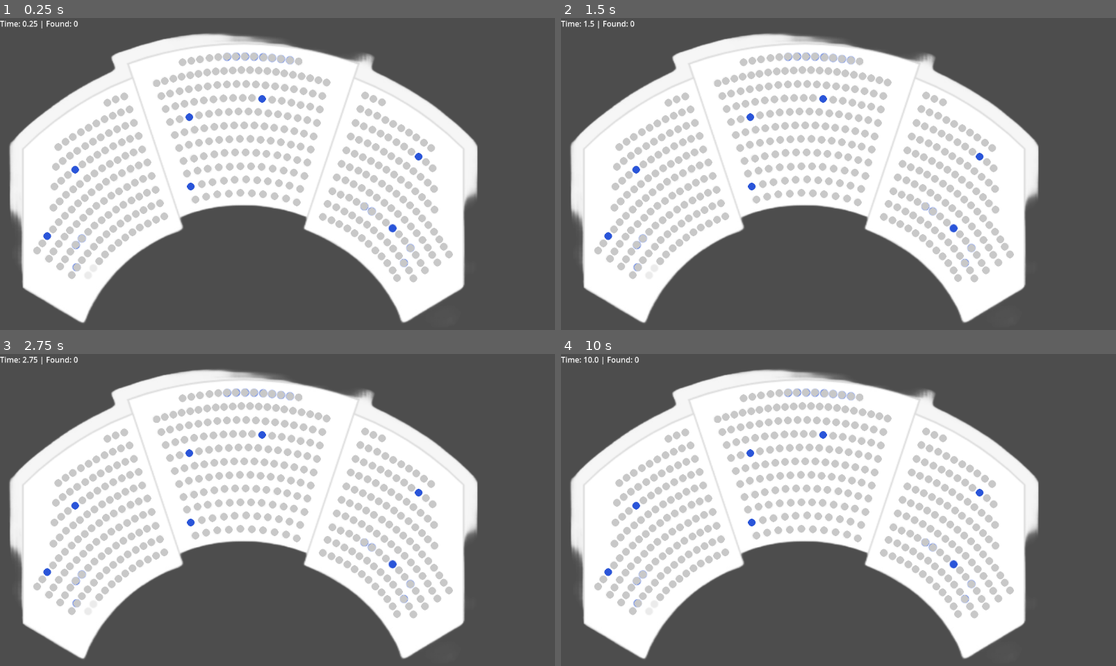
Above: before the commit, frames 1-4 (two rows, left to right).
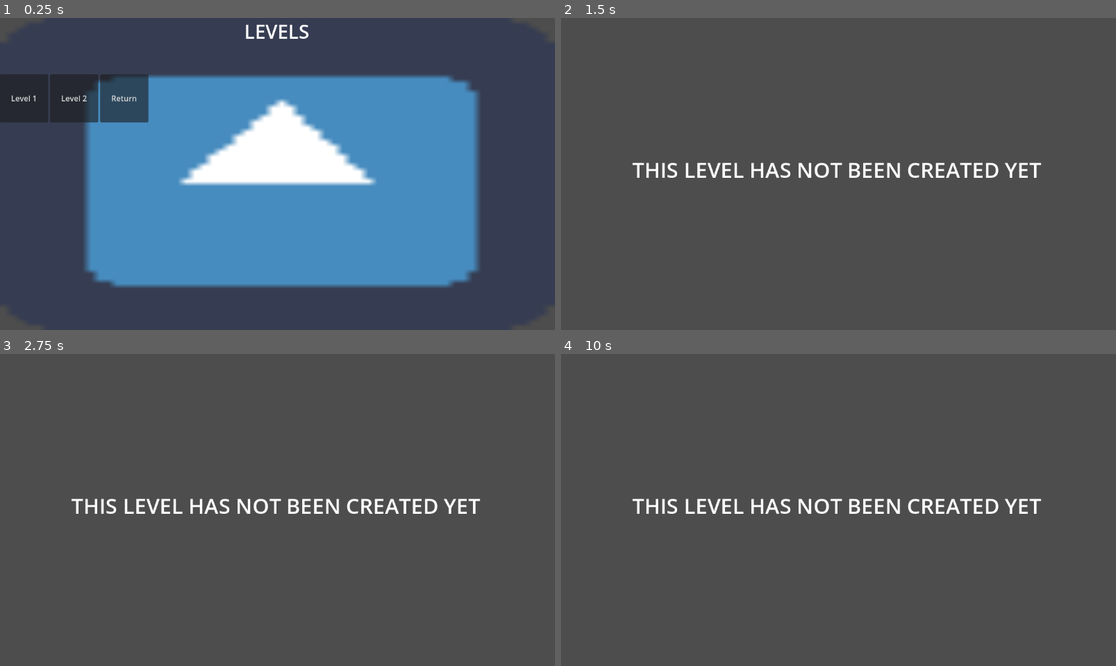
Above: after the commit, the same moments.

Repository: BigBarfEaterBBE/fight-for-2031-bts-concert-tickets
Game: Godot game, scene res://scenes/level_select.tscn
Same seed, same stepped clock (60 frames per second), same inputs: the game is played once before the commit and once after it. Before the commit the project starts from res://scenes/stadium1.tscn. The engine's default icon, where the game draws it, is replaced by a stand-in: a white triangle on a blue panel in a dark square.
Inputs (mouse positions are in pixels of both pictures, inside the frame that each line leads up to):
- Up to frame 1 (0.25 s): no input
- Up to frame 2 (1.5 s): click (633, 99) at 0.5 s, where only the run after the commit has a clickable "Level 2"; tap Enter at 1.25 s; move the mouse to (744, 61) at 1.27 s; hold Right from 1.28 s (still down); tap Alt at 1.35 s; click (744, 61) at 1.42 s
- Up to frame 3 (2.75 s): move the mouse to (188, 397) at 2.02 s; release Right at 2.03 s; hold Down from 2.03 s (still down); tap Shift at 2.1 s; click (188, 397) at 2.17 s
- Up to frame 4 (10 s): move the mouse to (760, 394) at 2.77 s; release Down at 2.78 s; hold Right 2.78-3.53 s; tap Alt every 1.5 s from 2.85 to 8.85 s; click (760, 394) at 2.92 s; move the mouse to (771, 394) at 3.52 s; hold Up 3.53-4.28 s; tap Shift every 1.5 s from 3.6 to 9.6 s; click (771, 394) at 3.67 s; move the mouse to (777, 391) at 4.27 s; hold Left 4.28-5.78 s; click (777, 391) at 4.42 s; move the mouse to (805, 391) at 5.02 s; click (805, 391) at 5.17 s; move the mouse to (794, 391) at 5.77 s; hold Down 5.78-6.53 s; click (794, 391) at 5.92 s; move the mouse to (788, 391) at 6.52 s; hold Right 6.53-7.28 s; click (788, 391) at 6.67 s; move the mouse to (816, 391) at 7.27 s; hold Up 7.28-8.03 s; click (816, 391) at 7.42 s; move the mouse to (821, 394) at 8.02 s; hold Right 8.03-8.78 s; click (821, 394) at 8.17 s; move the mouse to (832, 394) at 8.77 s; hold Down 8.78-9.53 s; click (832, 394) at 8.92 s; move the mouse to (844, 394) at 9.52 s; hold Left from 9.53 s (still down); click (844, 394) at 9.67 s

The runs differ from the first frame. In frame 1, 62% of the frame differs, in the area x 0-87%, y 0-100%; in frame 2, 50%; in frame 3, 50%; in frame 4, 50%.

Commit message:
11/15 7:57 PM
added a level select screen + working on title screen

Diff:
--- a/dih/project.godot
+++ b/dih/project.godot
@@ -11,7 +11,7 @@
 [application]
 
 config/name="dih"
-run/main_scene="uid://wpgnhi1e2agm"
+run/main_scene="uid://nja8uqjjme55"
 config/features=PackedStringArray("4.4", "Mobile")
 config/icon="res://assets/icon.svg"
 
--- /dev/null
+++ b/dih/scenes/level_select.tscn
@@ -0,0 +1,59 @@
+[gd_scene load_steps=3 format=3 uid="uid://nja8uqjjme55"]
+
+[ext_resource type="Texture2D" uid="uid://d4lbxcpve4io4" path="res://icon.png" id="1_3shnc"]
+[ext_resource type="Script" uid="uid://brenpngg2gwj8" path="res://scripts/level_select.gd" id="1_p0wlc"]
+
+[node name="LevelSelect" type="Control"]
+layout_mode = 3
+anchors_preset = 15
+anchor_right = 1.0
+anchor_bottom = 1.0
+grow_horizontal = 2
+grow_vertical = 2
+script = ExtResource("1_p0wlc")
+
+[node name="Background" type="TextureRect" parent="."]
+layout_mode = 1
+anchors_preset = 15
+anchor_right = 1.0
+anchor_bottom = 1.0
+grow_horizontal = 2
+grow_vertical = 2
+texture = ExtResource("1_3shnc")
+
+[node name="VBoxContainer" type="VBoxContainer" parent="."]
+layout_mode = 2
+offset_right = 1150.0
+offset_bottom = 650.0
+
+[node name="Label" type="Label" parent="VBoxContainer"]
+layout_mode = 2
+theme_override_font_sizes/font_size = 40
+text = "LEVELS
+"
+horizontal_alignment = 1
+uppercase = true
+
+[node name="LevelsContainer" type="GridContainer" parent="VBoxContainer"]
+layout_mode = 2
+size_flags_vertical = 3
+columns = 4
+
+[node name="Level1Button" type="Button" parent="VBoxContainer/LevelsContainer"]
+custom_minimum_size = Vector2(100, 100)
+layout_mode = 2
+text = "Level 1"
+
+[node name="Level2Button" type="Button" parent="VBoxContainer/LevelsContainer"]
+custom_minimum_size = Vector2(100, 100)
+layout_mode = 2
+text = "Level 2"
+
+[node name="ReturnButton" type="Button" parent="VBoxContainer/LevelsContainer"]
+custom_minimum_size = Vector2(100, 100)
+layout_mode = 2
+text = "Return"
+
+[connection signal="pressed" from="VBoxContainer/LevelsContainer/Level1Button" to="." method="_on_level_1_button_pressed"]
+[connection signal="pressed" from="VBoxContainer/LevelsContainer/Level2Button" to="." method="_on_level_2_button_pressed"]
+[connection signal="pressed" from="VBoxContainer/LevelsContainer/ReturnButton" to="." method="_on_return_button_pressed"]
--- /dev/null
+++ b/dih/scenes/place_holder_scene.tscn
@@ -0,0 +1,16 @@
+[gd_scene format=3 uid="uid://dkogeuat5mqs3"]
+
+[node name="PlaceHolderScene" type="Node2D"]
+
+[node name="Label" type="Label" parent="."]
+anchors_preset = 15
+anchor_right = 1.0
+anchor_bottom = 1.0
+offset_left = 148.0
+offset_top = 284.0
+offset_right = 997.0
+offset_bottom = 345.0
+grow_horizontal = 2
+grow_vertical = 2
+theme_override_font_sizes/font_size = 44
+text = "THIS LEVEL HAS NOT BEEN CREATED YET"
--- a/dih/scenes/stadium3.tscn
+++ b/dih/scenes/stadium3.tscn
@@ -1,7 +1,6 @@
-[gd_scene load_steps=3 format=3 uid="uid://d0u1wkwnjgnnx"]
+[gd_scene load_steps=2 format=3 uid="uid://d0u1wkwnjgnnx"]
 
 [ext_resource type="Texture2D" uid="uid://colafrayydk27" path="res://assets/agganis_arena.png" id="1_7eswg"]
-[ext_resource type="Script" uid="uid://cay64athvt7xc" path="res://scripts/seat_spawner.gd" id="2_6dphj"]
 
 [node name="stadium3" type="Node"]
 
@@ -11,4 +10,3 @@
 centered = false
 
 [node name="SeatContainer" type="Node" parent="."]
-script = ExtResource("2_6dphj")
--- /dev/null
+++ b/dih/scenes/title_screen.tscn
@@ -0,0 +1,7 @@
+[gd_scene format=3 uid="uid://c0msbv0vo6tlp"]
+
+[node name="TitleScreen" type="Control"]
+layout_mode = 3
+anchors_preset = 0
+offset_right = 40.0
+offset_bottom = 40.0
--- /dev/null
+++ b/dih/scripts/level_select.gd
@@ -0,0 +1,17 @@
+extends Control
+const LEVEL1_SCENE = preload("res://scenes/stadium1.tscn")
+const PLACEHOLDER_SCREEN = preload("res://scenes/place_holder_scene.tscn")
+
+
+
+
+func _on_level_1_button_pressed() -> void:
+	get_tree().change_scene_to_packed(LEVEL1_SCENE)
+
+
+func _on_level_2_button_pressed() -> void:
+	get_tree().change_scene_to_packed(PLACEHOLDER_SCREEN)
+
+
+func _on_return_button_pressed() -> void:
+	get_tree().change_scene_to_packed(PLACEHOLDER_SCREEN)
--- a/dih/scripts/seat_spawner.gd
+++ b/dih/scripts/seat_spawner.gd
@@ -1,66 +1,150 @@
 @tool
 extends Node
-const ARENA_PATH = "res://assets/agganis_arena.png"
-const SEAT_COLORS = [
+
+# ==============================================================================
+# ⚠️ CONFIGURATION - YOU MUST EDIT THESE VALUES ⚠️
+# ==============================================================================
+
+const ARENA_PATH = "res://assets/agganis_arena.png" # 1. Path to your arena image asset
+const SEAT_COLORS = [ # 2. The exact colors of the seats in the blueprint image.
 	"e162a6",
 	"2f59da",
 	"f0b1d3",
 	"ececec"
 ]
-const PIXEL_SKIP = 2
 const SEAT_SCENE = preload("res://scenes/seat.tscn")
-const SCALE_FACTOR = 0.3
+const SCALE_FACTOR = 0.3 # 4. Scale factor to resize the spawned Seat.tscn
 
+# ==============================================================================
+# ❗ ADJUSTABLE EDITOR SETTINGS
+# ==============================================================================
+@export_range(1, 20) var pixel_skip: int = 10
+@export_range(1, 500) var batch_size: int = 50 # LOWERED BATCH SIZE FOR STABILITY
+@export var run_spawner: bool = false: set = set_run_spawner
+
+# Custom setter function that runs when the export variable is changed (clicked)
+func set_run_spawner(value: bool):
+	run_spawner = value
+	if Engine.is_editor_hint():
+		notify_property_list_changed()
+
+	if run_spawner:
+		# Call the ASYNC heavy logic only when the box is checked
+		_spawn_seats()
+		run_spawner = false # Turn the box off after running
+
+# Helper function to add a child in a way that is visible to the editor
 func _add_child_in_editor(child: Node):
 	if Engine.is_editor_hint():
+		# The 'true' flag ensures the node is added for saving
 		add_child(child, true)
 	else:
 		add_child(child)
 
-# Called when the node enters the scene tree for the first time.
-func _ready() -> void:
-	if not Engine.is_editor_hint():
-		return
-	print("running seat spawner tool")
+# ❗ NEW FUNCTION: Robust cleanup using remove_child/free for the editor
+func cleanup_existing_seats():
+	var deleted_count = 0
+	var children_to_delete = []
+	for child in get_children():
+		if child is Area2D:
+			children_to_delete.append(child)
+
+	# Safely delete them immediately in the editor
+	for node in children_to_delete:
+		remove_child(node)
+		node.free()
+		deleted_count += 1
+
+	print("DEBUG: Deleted ", deleted_count, " old seat nodes.")
+
+# ❗ MAIN SPAWNING LOGIC (now asynchronous for crash prevention)
+func _spawn_seats():
+	print("--- Running Seat Spawner Tool ---")
+
+	cleanup_existing_seats()
+
+	# --- Validation ---
 	if not FileAccess.file_exists(ARENA_PATH):
-		print("arena img not found")
+		printerr("ERROR: Arena image not found at path: ", ARENA_PATH)
 		return
 	if SEAT_SCENE == null:
-		print("seat scene not preloaded")
+		printerr("ERROR: Seat scene not preloaded. Check path: ", SEAT_SCENE.resource_path)
 		return
+
+	# --------------------------------------------------------------------------
+	# Load Image
+	# --------------------------------------------------------------------------
 	var image = Image.load_from_file(ARENA_PATH)
+
+	if image.is_empty():
+		printerr("CRITICAL ERROR: Image failed to load or is empty. Check resource settings.")
+		return
+
+	# ❗ CRITICAL OWNER FIX: Get the scene root once. We try ancestor first for robustness.
+	var scene_root: Node = get_tree().get_edited_scene_root()
+	# If the root is null (which can happen during complex operations), find the best ancestor.
+	if scene_root == null:
+		scene_root = get_parent()
+		if scene_root == null:
+			printerr("CRITICAL ERROR: Could not find any suitable ancestor. Cannot save spawned nodes.")
+			return
+
+	# ❗ CENTERING FIX: Calculate the offset needed to center the seat.
+	# We assume the pixel_skip is the approximate size of one seat area.
+	var spawn_offset = Vector2(pixel_skip / 2.0, pixel_skip / 2.0)
+
+
 	var spawned_count = 0
-	var scene_root = get_tree().get_edited_scene_root()
+	var batch_counter = 0
+
+	# --------------------------------------------------------------------------
+	# Scan Pixels and Spawn Seats (Batching Implemented)
+	# --------------------------------------------------------------------------
 	for y in range(0, image.get_height()):
 		for x in range(0, image.get_width()):
 			var pixel_color = image.get_pixel(x,y)
-			if is_seat_color(pixel_color):
-				if get_child_at_position(Vector2(x,y)):
-					continue
+
+			if is_seat_color(pixel_color) and pixel_color.a > 0.9:
+
 				spawned_count += 1
+				batch_counter += 1
 				var new_seat = SEAT_SCENE.instantiate()
+
+				# FINAL OWNER ASSIGNMENT: Use the validated scene root/ancestor
+				new_seat.owner = scene_root
+
 				new_seat.scale = Vector2(SCALE_FACTOR, SCALE_FACTOR)
-				new_seat.global_position = Vector2(x,y)
+
+				# ❗ CENTERING APPLICATION: Move the position to the center of the pixel area.
+				new_seat.global_position = Vector2(x,y) + spawn_offset
+
 				_add_child_in_editor(new_seat)
-				x += PIXEL_SKIP - 1
-	print("finished")
-	if scene_root:
-		var scene_path = scene_root.get_path()
-		if scene_path.ends_with(".tcsn"):
-			ResourceSaver.save(scene_root,scene_path)
-			print("scene saved successfully")
-		else:
-			print("scene saving error")
+
+				# Skip forward to prevent spawning a seat for every pixel of one seat
+				x += pixel_skip - 1
+
+				# ❗ YIELDING: Pause the script after spawning a batch of seats
+				if batch_counter >= batch_size:
+					# This yields control back to the editor for one frame, preventing a crash.
+					await get_tree().process_frame
+					batch_counter = 0
+
+
+	print("SUCCESS: Spawning completed. Total seats spawned: ", spawned_count)
+	print("--- Spawner Tool Finished ---")
+
+	if get_tree().get_edited_scene_root():
+		print("--- ACTION REQUIRED: SAVE SCENE NOW (Ctrl+S or Cmd+S) ---")
 
 
 func is_seat_color(color: Color) -> bool:
-	for seat_color in SEAT_COLORS:
-		if color.is_equal_approx(Color.html(seat_color)):
+	"""Checks if the given pixel color is close to any of the defined seat colors."""
+	for seat_color_hex in SEAT_COLORS:
+		# Convert hex string to Color object for comparison
+		if color.is_equal_approx(Color.html(seat_color_hex)):
 			return true
 	return false
 
-func get_child_at_position(position: Vector2) -> bool:
-	for child in get_children():
-		if child is Area2D and child.global_position.is_equal_approx(position):
-			return true
-	return false
+func _ready() -> void:
+	if not Engine.is_editor_hint():
+		pass
Not shown, added: dih/scripts/level_select.gd.uid
